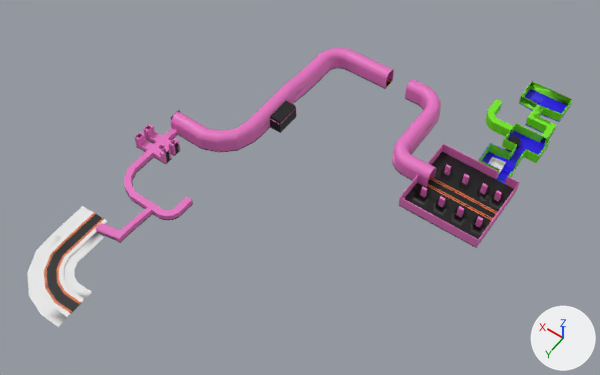
Before and after pictures for a commit that changed the FBX model Assets/Models/env/Level/Level2.fbx.
The view is the same before and after, from a 50 mm camera at (-37.2, 85.7, 102.8) aimed at (8.9, 21.1, 1.2). Arrows for +X, +Y and +Z are at lower right; the lights stay in place. Vertices at the same position are counted once.

The scene before the commit, as lines of its bpy script (objects in view):
```python
me_cube_001 = bpy.data.meshes.new('Cube.001')
me_cube_001.from_pydata(...)  # 5839 vertices, 5923 faces; spans x -18.6..35.5, y -19.6..60.2, z -0.9..4.0
me_cube_001.materials.append(mat_asphalt)  # black #000000
me_cube_001.materials.append(mat_yellow_strip)  # orange #e77640
me_cube_001.materials.append(mat_concrete)  # pink #e773c2
me_cube_001.materials.append(mat_introwalls)  # green #72e714
me_cube_001.materials.append(mat_introfloor)  # blue #1f00e7
me_cube_001.materials.append(mat_glass)  # white #e7e7e7
me_cube_001.materials.append(mat_poolfloor)  # white #e7e7e7
me_cube_001.materials.append(mat_metal_shutters)  # dark grey #616161
me_cube_001.materials.append(mat_pavement)  # white #e7e7e7
me_cube_001.materials.append(mat_grass)  # white #e7e7e7
ob_cube_001 = bpy.data.objects.new('Cube.001', me_cube_001)
ob_cube_001.location = (0.0, 0.0, 0.0)
```
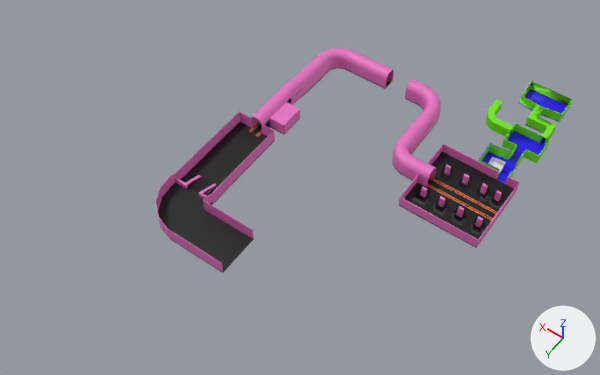
Where the change shows, as pixel boxes [x1, y1, x2, y2] in the pictures (600 x 375 px):
'Cube.001', reshaped (23% narrower, 19% shorter)
    before: [27, 48, 573, 327]
    after: [155, 48, 573, 273]
part 1 of me_cube_001, deleted
    before: [27, 206, 108, 327]
part 2 of me_cube_001, deleted
    before: [506, 136, 521, 152]
part 3 of me_cube_001, cut back
    before: [96, 101, 297, 243]
    after: [155, 102, 300, 273]
part 4 of me_cube_001, recoloured
    both: [270, 119, 280, 132]
part 5 of me_cube_001, recoloured
    after: [185, 131, 258, 199]

Patch to the scene script:
```diff
--- a/Assets/Models/env/Level/Level2.fbx.py
+++ b/Assets/Models/env/Level/Level2.fbx.py
@@ me_cube_001 @@
 # used by ob_cube_001; location = (0.0, 0.0, 0.0)
-me_cube_001.from_pydata(...)  # 5839 vertices, 5923 faces; spans x -18.6..35.5, y -19.6..60.2, z -0.9..4.0
+me_cube_001.from_pydata(...)  # 4373 vertices, 4516 faces; spans x -18.6..25.3, y -19.6..40.2, z -0.9..4.0
+# me_cube_001 part 1: the loose piece of 282 vertices spanning x 21.5..33.5, y 43.4..60.2, z 1.5..1.9 is deleted
+# me_cube_001 part 2: the loose piece of 64 vertices spanning x -14.9..-12.9, y -7.3..-5.3, z -0.1..1.9 is deleted
+# me_cube_001 part 3: 209 vertices moved from x 18.4..29.7, y 8.9..23.5, z 0.7..4.0 to x 17.6..25.2, y 8.9..35.9, z 0.0..4.0; 1563 vertices removed from x 18.4..35.5, y 8.9..45.7, z 0.7..4.0; 443 vertices added at x 8.9..25.3, y 8.9..40.2, z 0.0..3.7
+# me_cube_001 part 4: 4 faces spanning x -17.1..20.5, y 4.4..13.4, z 0.1..2.7 switch from mat_asphalt (black #000000) to mat_concrete (pink #e773c2)
+# me_cube_001 part 5: 16 faces spanning x 20.7..22.7, y 16.3..32.4, z 0.9..1.4 switch from mat_yellow_strip (orange #e77640) to mat_asphalt (black #000000)
 me_cube_001.materials.append(mat_introwalls)
@@ me_cube_001 @@
 me_cube_001.materials.append(mat_poolfloor)
-me_cube_001.materials.append(mat_metal_shutters)  # dark grey #616161
-me_cube_001.materials.append(mat_pavement)  # white #e7e7e7
-me_cube_001.materials.append(mat_grass)  # white #e7e7e7
```
